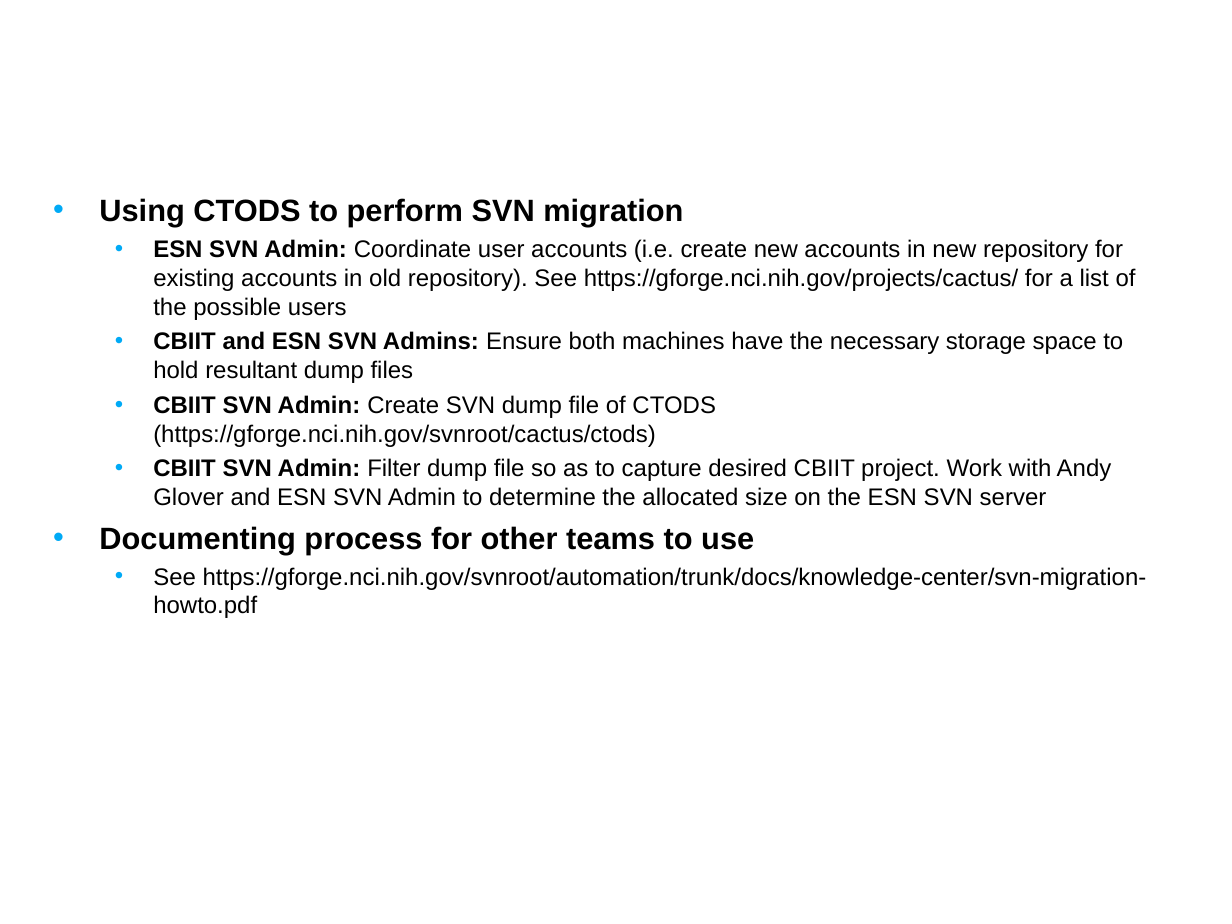
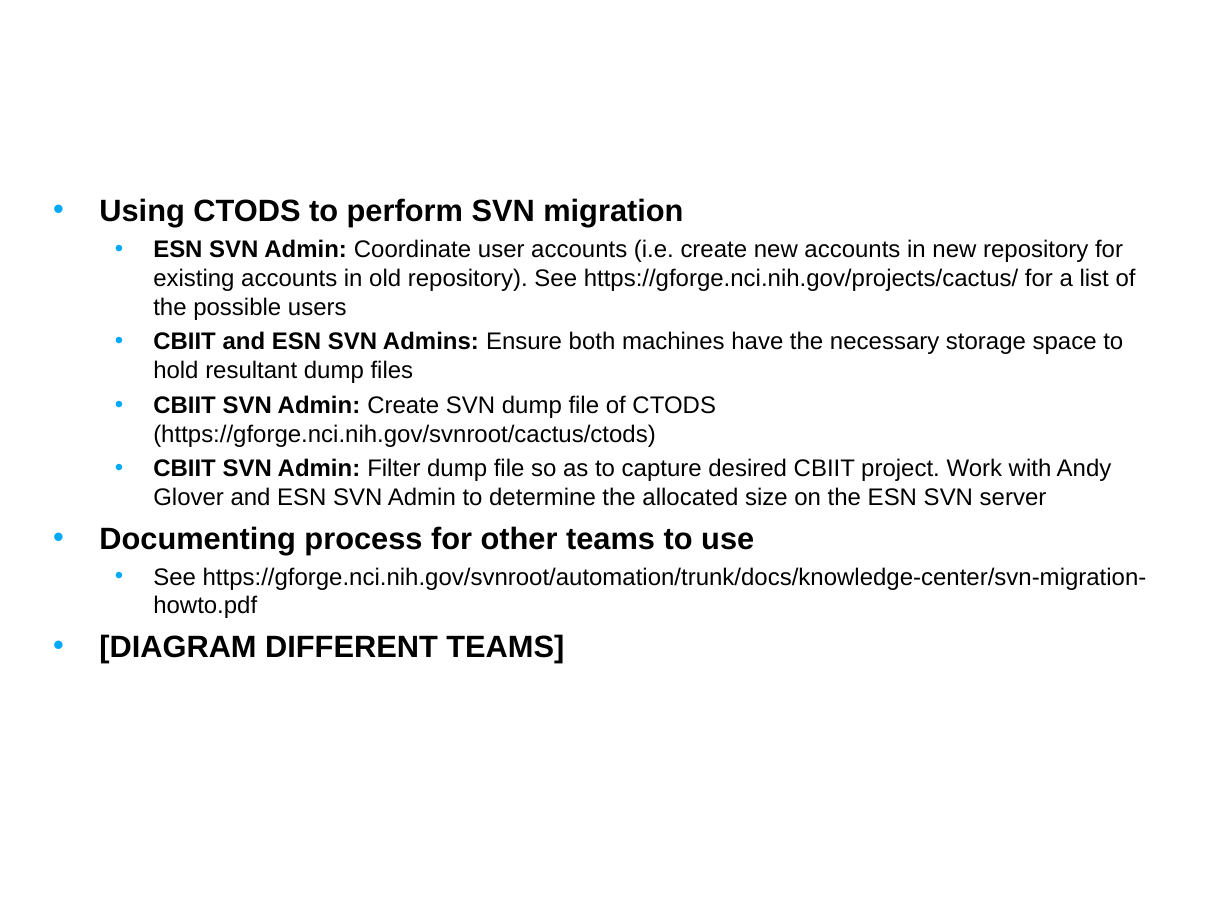
Before and after one commit to NCIP/automation, a slide deck: slide 9 of docs/presentations/bda-priorities-fy09q1.ppt (slide 8 before the commit). Drawn at 1232x924 pixels with LibreOffice and Linux fonts; fonts in the diff are those of the drawing; background and template pictures are left out. Boxes give left, top, right and bottom in pixels: in the first picture for what was removed or moved away, otherwise in the second. Text is boxed around its words. In the diff, an @@ line names an element or a change of style, - is before the commit and + after.

```diff
--- a/docs/presentations/bda-priorities-fy09q1.ppt
+++ b/docs/presentations/bda-priorities-fy09q1.ppt
@@ text at [99, 634, 564, 662]: paragraph added @@
+• [DIAGRAM DIFFERENT TEAMS]
```
Also in this commit, not shown: 1 other slide changed, 1 slide added, 1 other file.
